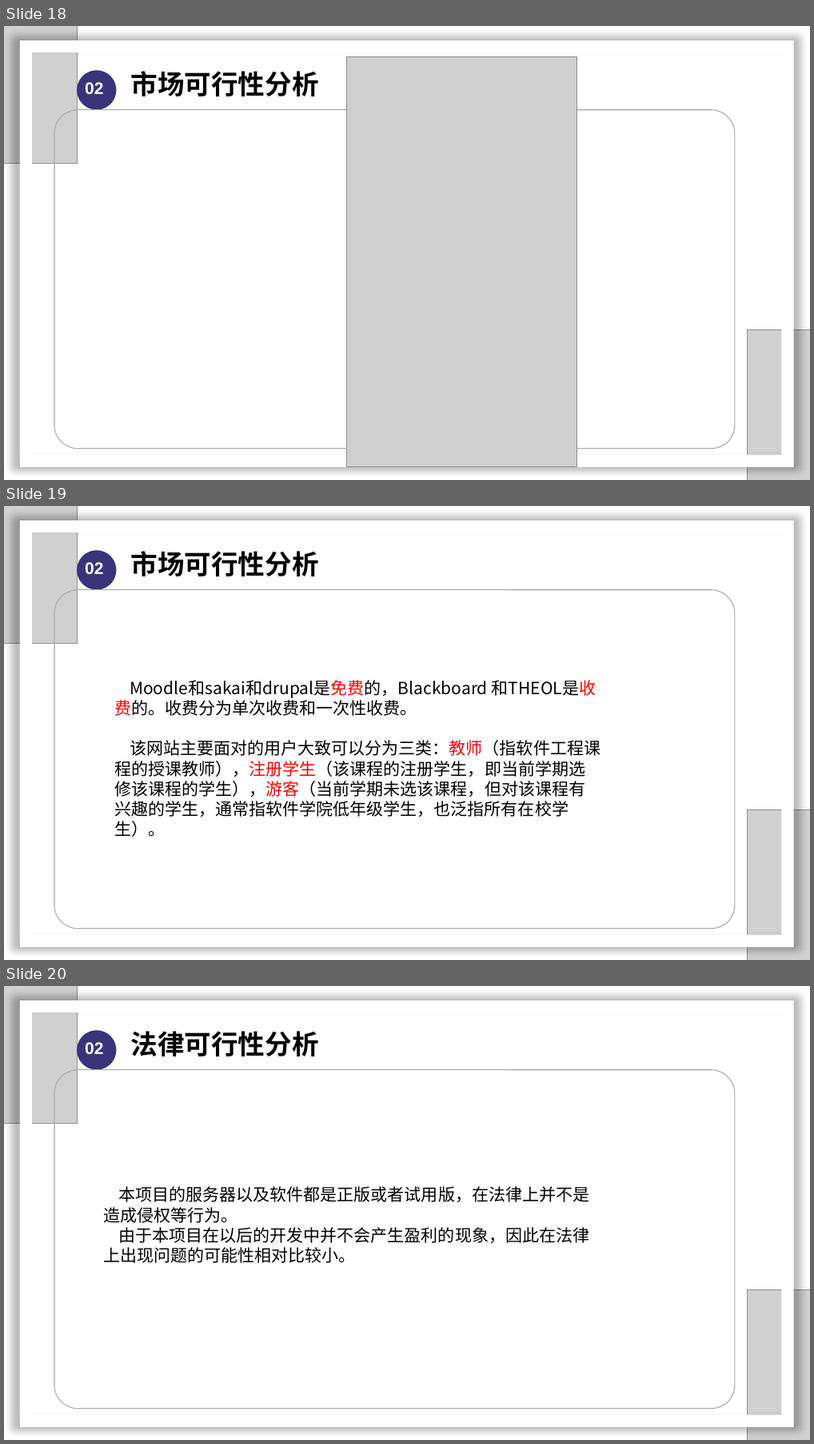
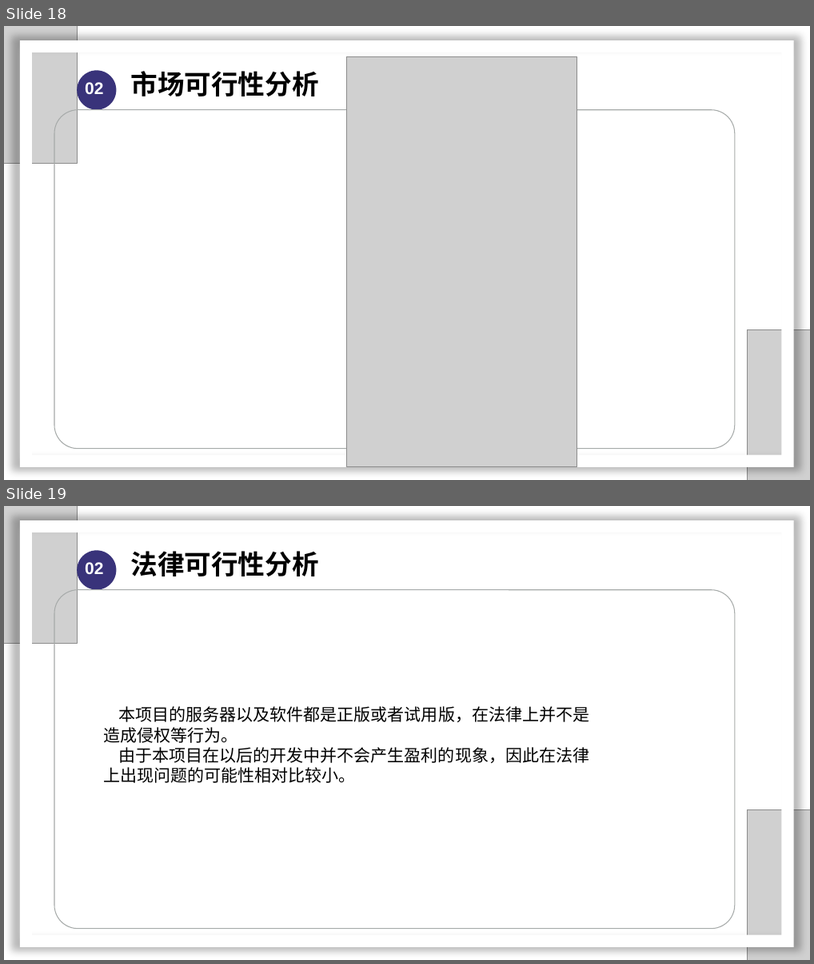
Before and after one commit to SarielX98/PRD2018G14, a slide deck: 受控文档/软件需求工程/2项目计划/PRD2018-G14-软件需求工程审核PPT.pptx. Shown one above the other, each under a label of ours: slides 18, 19 and 20 before the commit, slides 18 and 19 after it. The pictures are 814x1444 and 814x964 pixels, drawn with LibreOffice and Linux fonts; fonts in the diff are those of the drawing; grey boxes stand for pictures; background and template pictures are left out. Boxes give left, top, right and bottom in pixels: in the first picture for what was removed or moved away, otherwise in the second. Text is boxed around its words. In the diff, an @@ line names an element or a change of style, - is before the commit and + after.

```diff
--- a/受控文档/软件需求工程/2项目计划/PRD2018-G14-软件需求工程审核PPT.pptx
+++ b/受控文档/软件需求工程/2项目计划/PRD2018-G14-软件需求工程审核PPT.pptx
@@ slide 19 removed at (x1=4, y1=506, x2=810, y2=960), background #FFFFFF @@
@@ picture removed at (x1=4, y1=506, x2=77, y2=644) @@
@@ frame removed at (x1=20, y1=520, x2=794, y2=947) @@
@@ ellipse removed at (x1=77, y1=550, x2=117, y2=589) @@
@@ text removed at (x1=130, y1=551, x2=318, y2=576) @@
-市场可行性分析
@@ text removed at (x1=85, y1=562, x2=103, y2=574) @@
-02
@@ rounded rectangle removed at (x1=54, y1=590, x2=734, y2=928) @@
@@ text removed at (x1=114, y1=680, x2=601, y2=836) @@
-Moodle和sakai和drupal是免费的，Blackboard 和THEOL是收费的。收费分为单次收费和一次性收费。
-该网站主要面对的用户大致可以分为三类：教师（指软件工程课程的授课教师），注册学生（该课程的注册学生，即当前学期选修该课程的学生），游客（当前学期未选该课程，但对该课程有兴趣的学生，通常指软件学院低年级学生，也泛指所有在校学生）。
@@ picture removed at (x1=747, y1=809, x2=810, y2=960) @@
@@ what was slide 20 is now slide 19 @@
```
Also in this commit, not shown: 4 slides changed.
